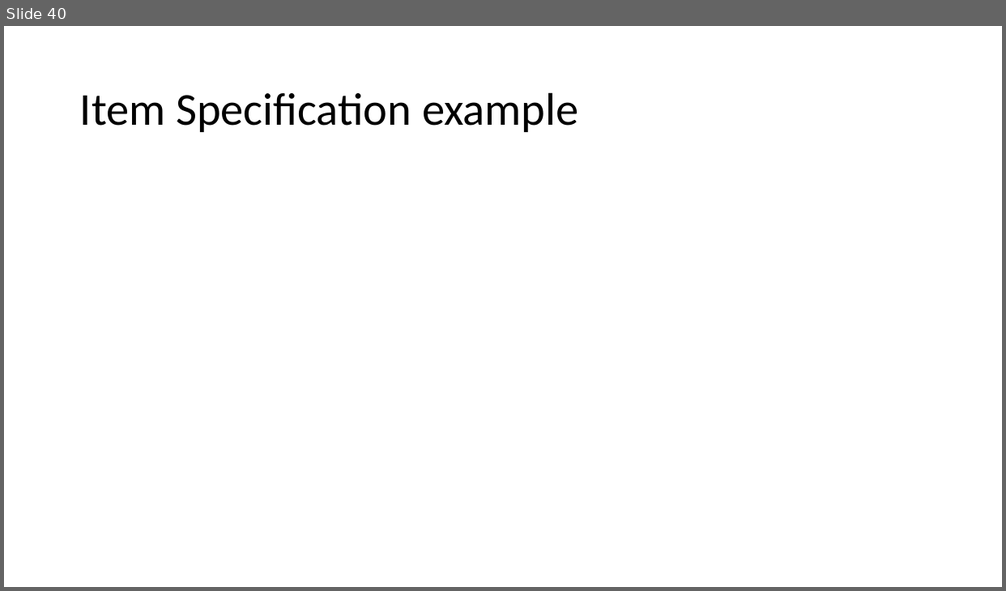
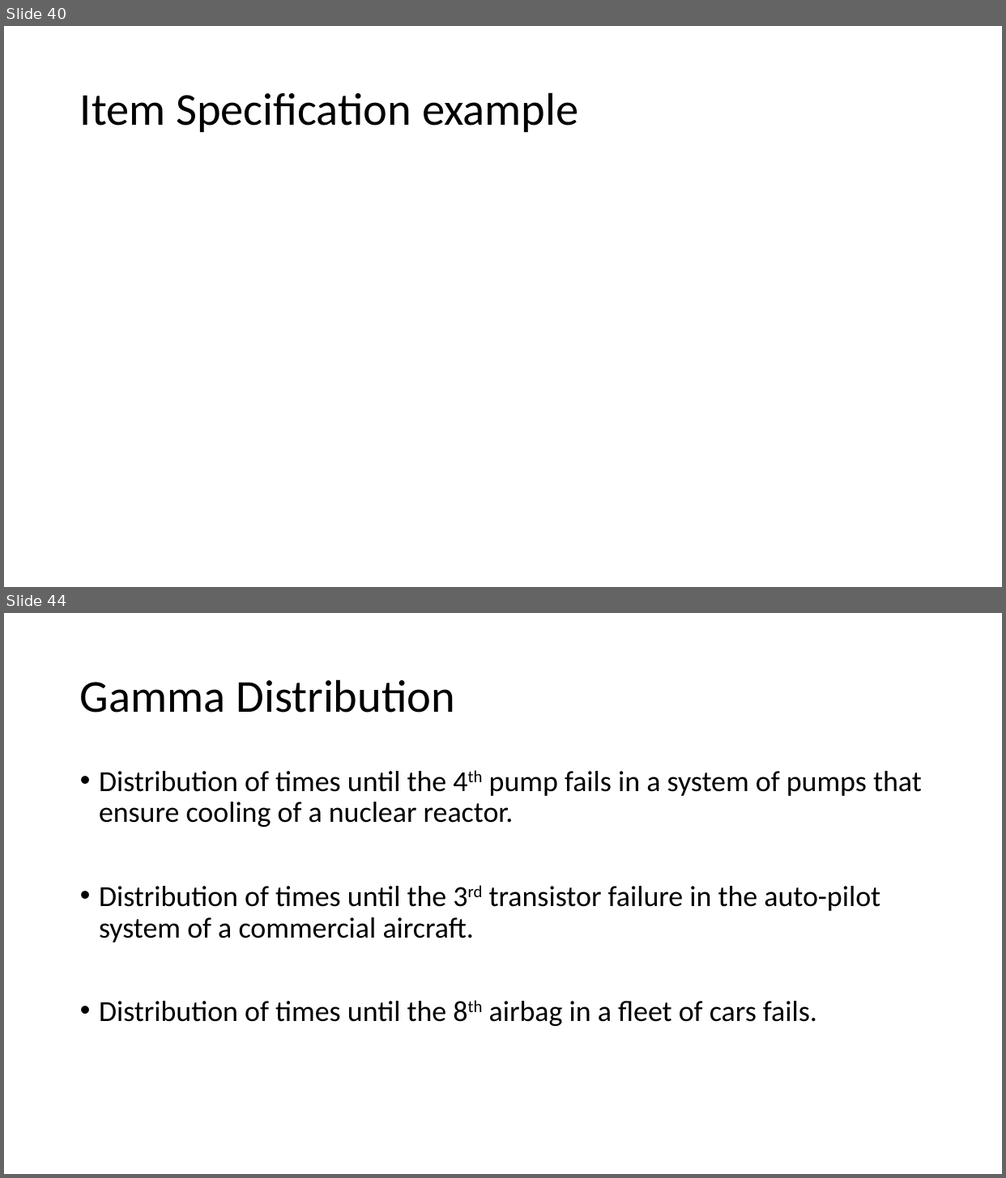
Before and after one commit to FlanFlanagan/misc_python, a slide deck: Distribution Examples.pptx. Shown one above the other, each under a label of ours: slide 40 before the commit, slides 40 and 44 after it; the slides between them are not shown. The pictures are 1006x591 and 1006x1178 pixels, drawn with LibreOffice and Linux fonts; fonts in the diff are those of the drawing; grey boxes stand for pictures. Boxes give left, top, right and bottom in pixels: in the first picture for what was removed or moved away, otherwise in the second. Text is boxed around its words. In the diff, an @@ line names an element or a change of style, - is before the commit and + after.

```diff
--- a/Distribution Examples.pptx
+++ b/Distribution Examples.pptx
@@ slide 44 added at bbox=[4, 613, 1002, 1174], background #FFFFFF @@
@@ title added at bbox=[80, 679, 455, 713], 44 pt, text #000000 @@
+Gamma Distribution
@@ text added at bbox=[99, 771, 922, 1026], 28 pt, text #000000 @@
+• Distribution of times until the 4th pump fails in a system of pumps that ensure cooling of a nuclear reactor.
+• Distribution of times until the 3rd transistor failure in the auto-pilot system of a commercial aircraft.
+• Distribution of times until the 8th airbag in a fleet of cars fails.
```
Also in this commit, not shown: 28 other slides added, 10 other files.
